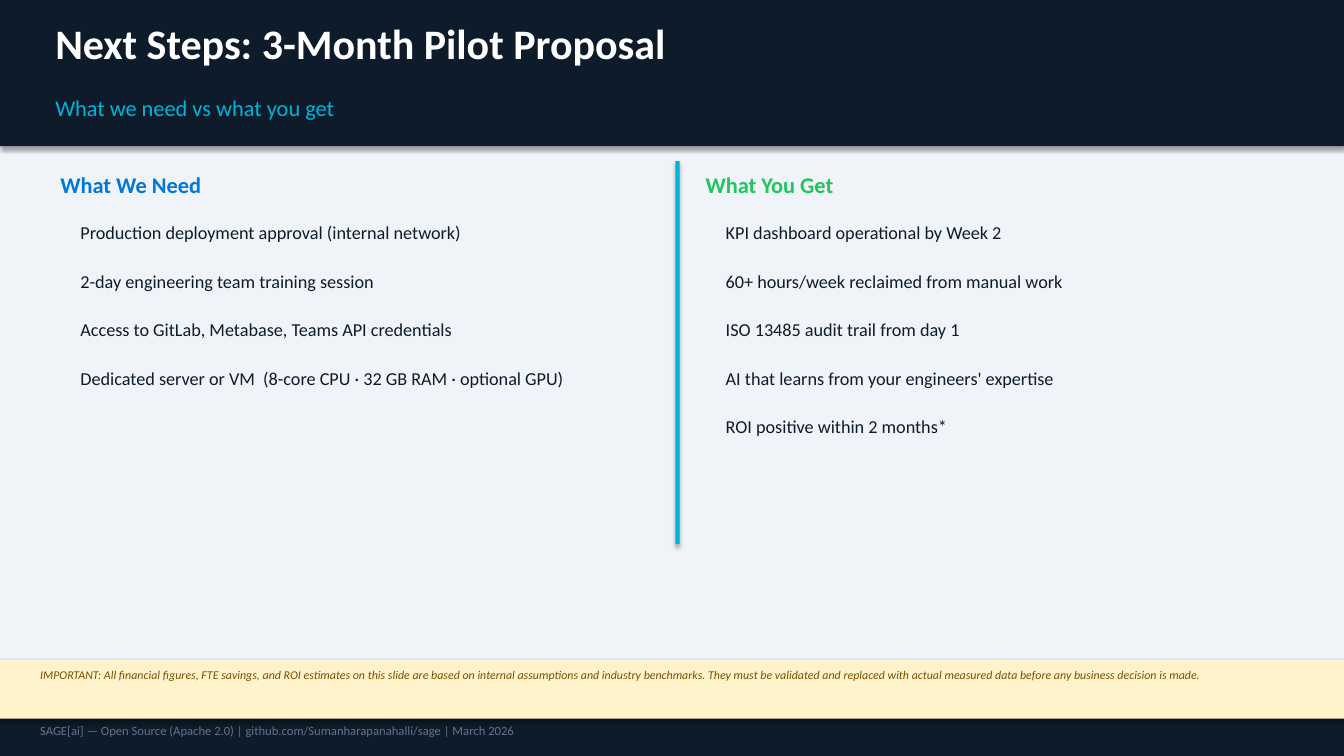
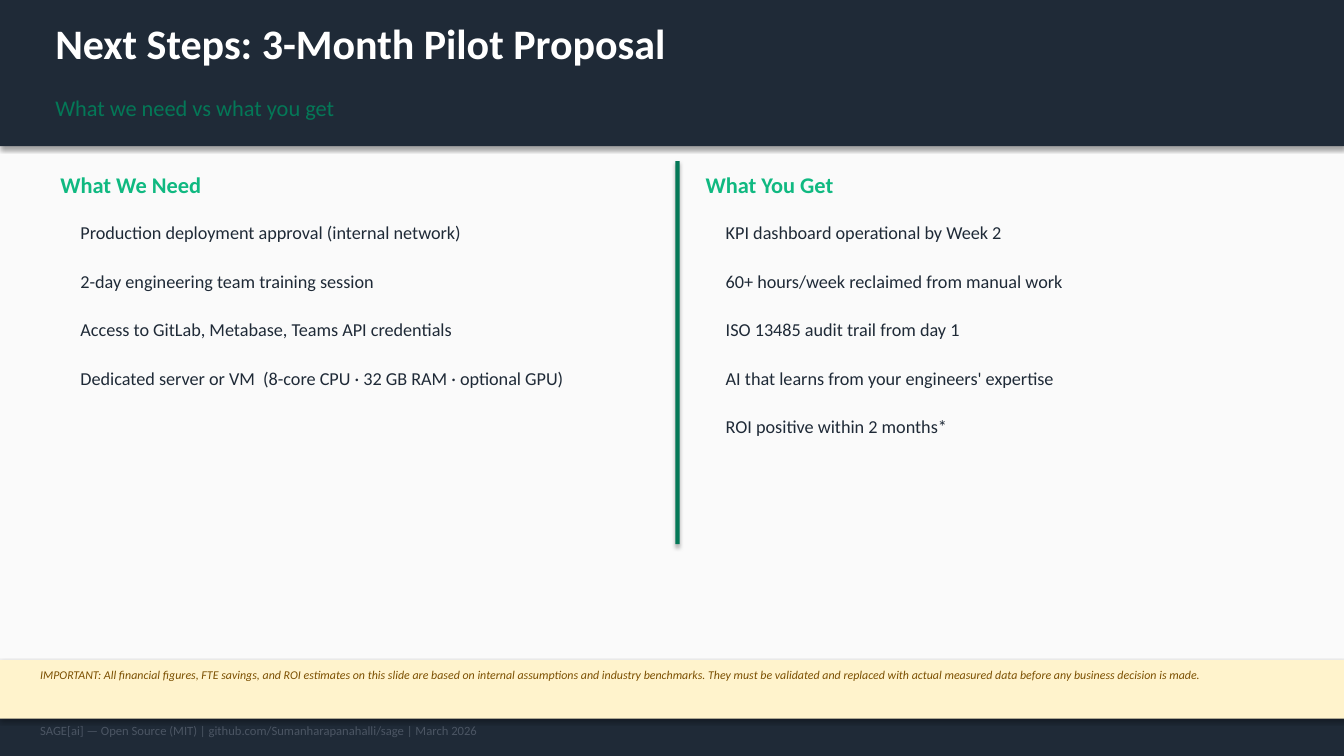
Before and after one commit to Sumanharapanahalli/SAGE, a slide deck: slide 12 of docs/SageAI_Business_Case.pptx. Drawn at 1344x756 pixels with LibreOffice and Linux fonts; fonts in the diff are those of the drawing. Boxes give left, top, right and bottom in pixels: in the first picture for what was removed or moved away, otherwise in the second. Text is boxed around its words. In the diff, an @@ line names an element or a change of style, - is before the commit and + after.

```diff
--- a/docs/SageAI_Business_Case.pptx
+++ b/docs/SageAI_Business_Case.pptx
@@ background #F0F4F8 to #FAFAFA @@
@@ rectangle at <box>0,0,1344,146</box>: fill #0D1B2A to #1F2A37 @@
@@ text "What we need vs what ..." at <box>55,100,334,120</box>: text colour #00B4D8 to #047857 @@
@@ text "What We Need" at <box>60,177,201,193</box>: text colour #0078D4 to #10B981 @@
@@ rectangle at <box>676,161,680,544</box>: fill #00B4D8 to #047857 @@
@@ text "What You Get" at <box>706,177,833,193</box>: text colour #21C55D to #10B981 @@
@@ text colour #0D1B2A to #1F2A37 in 9 elements at <box>80,226,461,242</box>, <box>80,275,374,291</box>, <box>80,323,452,338</box>, <box>80,372,563,388</box>, <box>726,226,1001,242</box>, <box>726,275,1062,289</box>, <box>726,323,959,339</box>, <box>726,372,1054,388</box>, <box>726,420,947,436</box> @@
@@ rectangle at <box>0,716,1344,756</box>: fill #0D1B2A to #1F2A37 @@
@@ text at <box>40,726,477,735</box>: text changed; text colour #647487 to #4B5563 @@
-SAGE[ai] — Open Source (Apache 2.0) | github.com/Sumanharapanahalli/sage | March 2026
+SAGE[ai] — Open Source (MIT) | github.com/Sumanharapanahalli/sage | March 2026
```
Also in this commit, not shown: 12 other slides changed, 1 slide removed, 8 other files.
